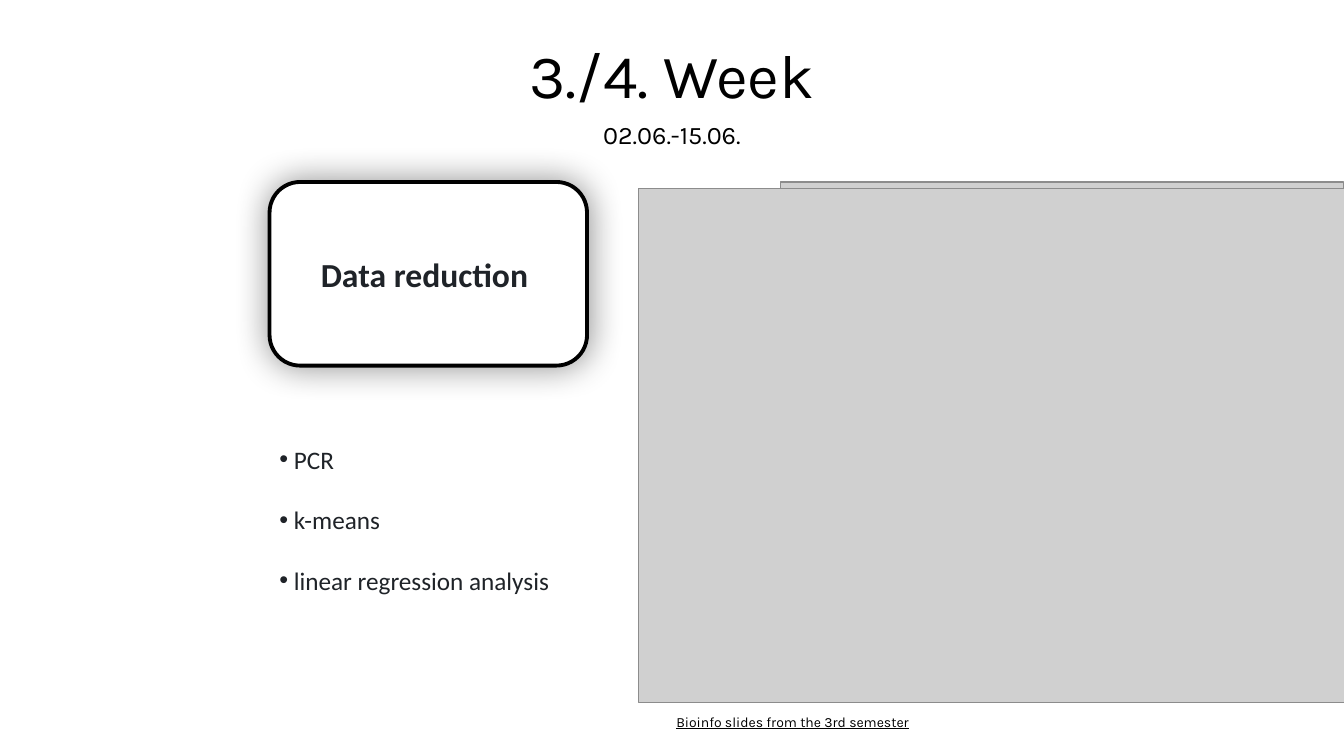
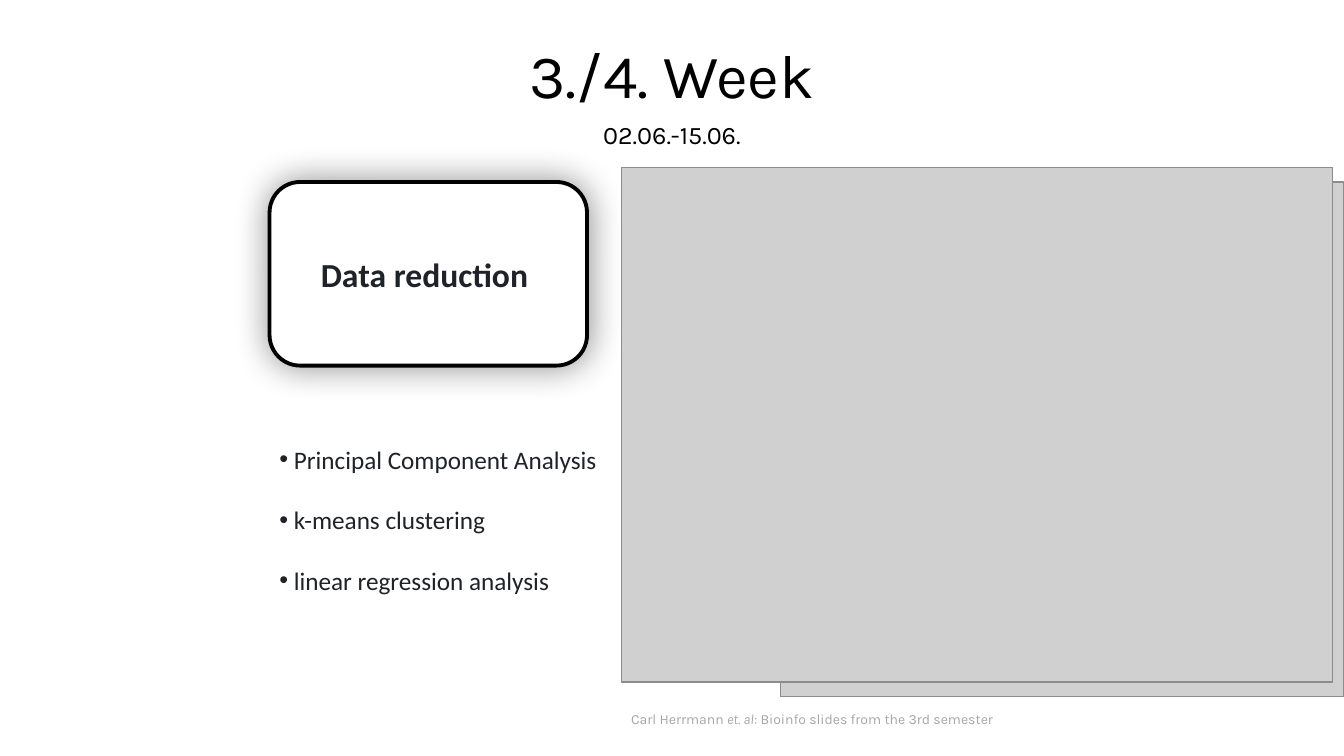
Before and after one commit to MichelaPozzi/2025-topic-03-group-01, a slide deck: slide 9 of Project Proposal.pptx. Drawn at 1344x756 pixels with LibreOffice and Linux fonts; fonts in the diff are those of the drawing; grey boxes stand for pictures. Boxes give left, top, right and bottom in pixels: in the first picture for what was removed or moved away, otherwise in the second. Text is boxed around its words. In the diff, an @@ line names an element or a change of style, - is before the commit and + after.

```diff
--- a/Project Proposal.pptx
+++ b/Project Proposal.pptx
@@ picture: place and size @@
-picture at box(639, 189, 1344, 703)
+picture at box(621, 167, 1333, 682)
@@ text at box(294, 451, 596, 534): text changed @@
-• PCR
-• k-means
+• Principal Component Analysis
+• k-means clustering
@@ text at box(631, 714, 992, 724): text changed; text colour #000000 to #A6A6A6 @@
-Bioinfo slides from the 3rd semester
+Carl Herrmann et. al: Bioinfo slides from the 3rd semester
```
Also in this commit, not shown: 5 other slides changed, 1 slide added, 1 slide removed, 2 other files.
